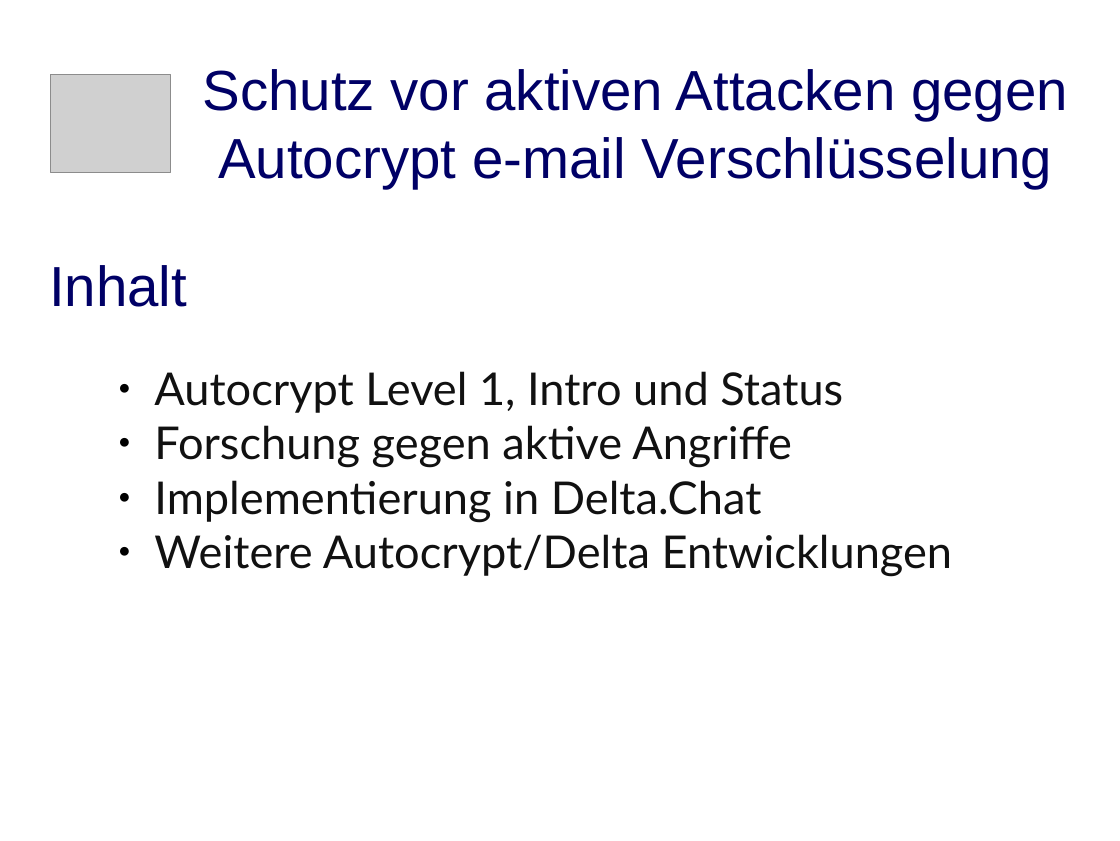
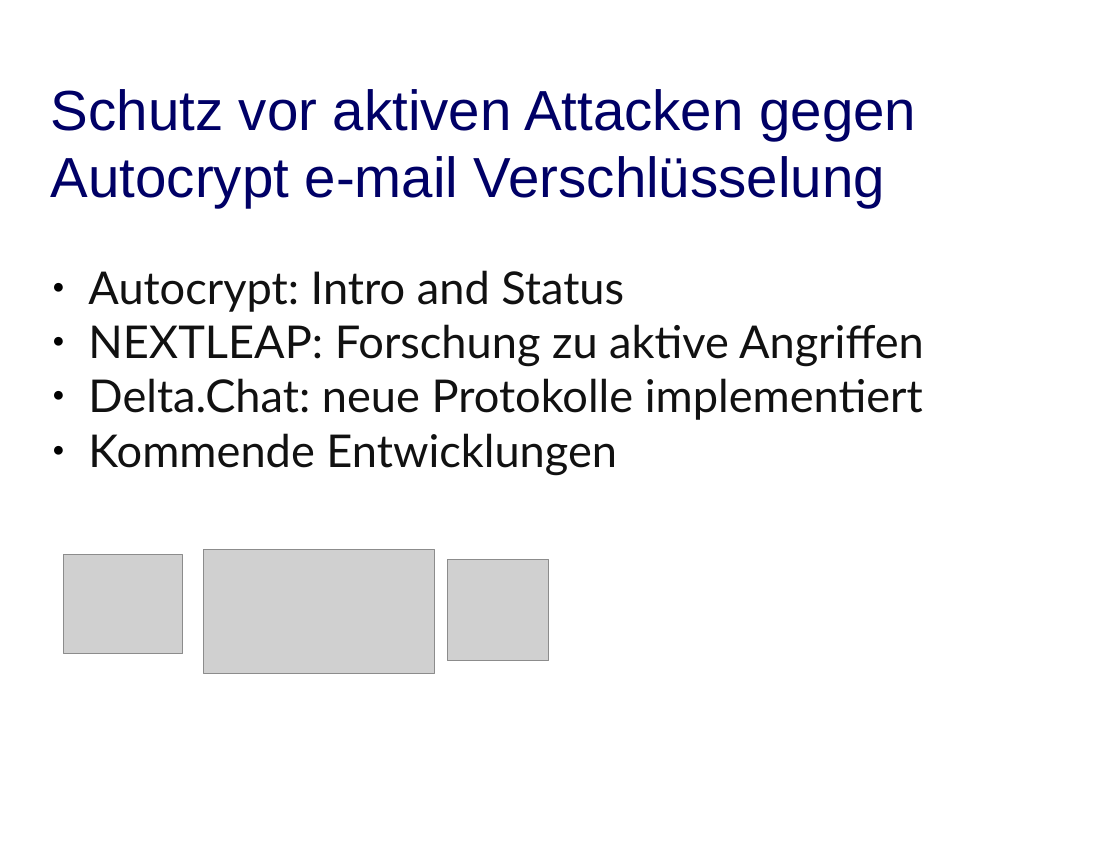
Before and after one commit to deltachat/playground, a slide deck: slide 1 of talks/dud-2018-autocrypt.odp. Drawn at 1120x841 pixels with LibreOffice and Linux fonts; fonts in the diff are those of the drawing; grey boxes stand for pictures. Boxes give left, top, right and bottom in pixels: in the first picture for what was removed or moved away, otherwise in the second. Text is boxed around its words. In the diff, an @@ line names an element or a change of style, - is before the commit and + after.

```diff
--- a/talks/dud-2018-autocrypt.odp
+++ b/talks/dud-2018-autocrypt.odp
@@ title "Schutz vor aktiven Attacken gegen ...": place and size @@
-title "Schutz vor aktiven Attacken gegen ..." at bbox=[202, 69, 1068, 188]
+title "Schutz vor aktiven Attacken gegen ..." at bbox=[51, 89, 916, 208]
@@ title "Schutz vor aktiven Attacken gegen ..." at bbox=[51, 89, 916, 208]: alignment centre to left @@
@@ title removed at bbox=[49, 265, 187, 307] @@
-Inhalt
@@ text at bbox=[88, 270, 924, 476]: text changed @@
-● Autocrypt Level 1, Intro und Status
-● Forschung gegen aktive Angriffe
-● Implementierung in Delta.Chat
-● Weitere Autocrypt/Delta Entwicklungen
+● Autocrypt: Intro and Status
+● NEXTLEAP: Forschung zu aktive Angriffen
+● Delta.Chat: neue Protokolle implementiert
+● Kommende Entwicklungen
@@ picture: place and size @@
-picture at bbox=[51, 74, 171, 173]
+picture at bbox=[63, 555, 183, 654]
@@ picture added at bbox=[203, 549, 435, 673] @@
@@ picture added at bbox=[447, 559, 549, 661] @@
```
Also in this commit, not shown: 6 other slides changed, 1 other file.
